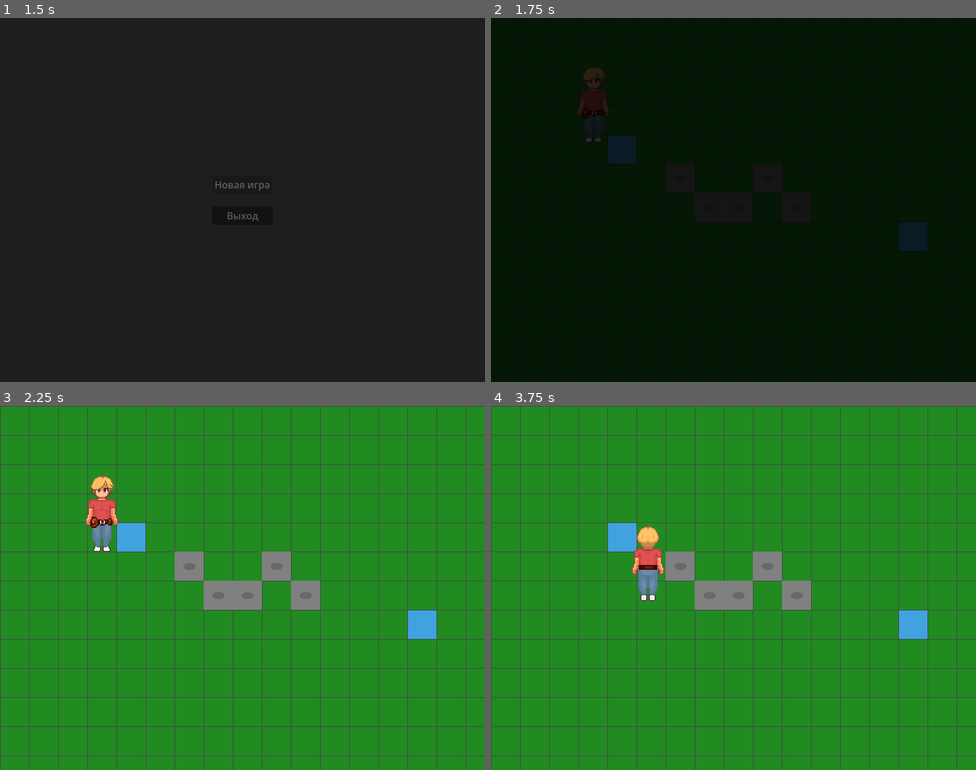
Above: before the commit, frames 1-4 (two rows, left to right).
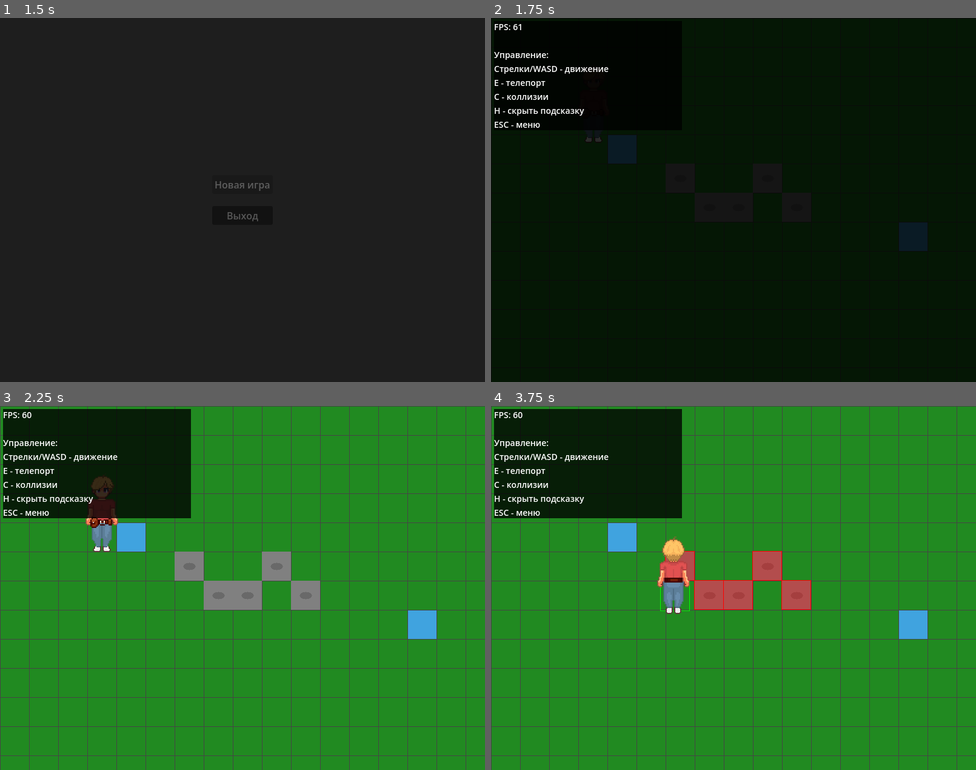
Above: after the commit, the same moments.

Repository: Radiant-Game-Studios/Pelmeny-s-Secret-Godot
Game: Godot game, scene res://scenes/splash_screen.tscn
The game is run twice, just before and just after one commit, with the same random seed, the same clock (stepped at 60 frames per second) and the same inputs. The engine's default icon, where the game draws it, is replaced by a stand-in: a white triangle on a blue panel in a dark square.
Inputs (mouse positions are in pixels of both pictures, inside the frame that each line leads up to):
- Up to frame 1 (1.5 s): tap Enter at 0.5 s; move the mouse to (349, 181) at 0.52 s; hold D (move_right) 0.53-1.25 s; hold C (toggle_collisions, bound only after the commit) 0.53-1.25 s; click (349, 181) at 0.67 s; click "Новая игра" at 1.25 s
- Up to frame 2 (1.75 s): no input
- Up to frame 3 (2.25 s): move the mouse to (145, 606) at 2.02 s; hold S (move_down) from 2.03 s (still down); tap E (interact) at 2.1 s
- Up to frame 4 (3.75 s): tap C (toggle_collisions, bound only after the commit) at 2.3, 3.6 s; move the mouse to (782, 507) at 2.77 s; release S (move_down) at 2.78 s; hold D (move_right) 2.78-3.53 s; hold C (toggle_collisions, bound only after the commit) 2.78-3.53 s; move the mouse to (709, 660) at 3.52 s; hold W (move_up) from 3.53 s (still down); click (709, 660) at 3.67 s

Frame 1 is identical in both runs. In frame 2, 1.1% of the frame differs, in the area x 0-25%, y 1-31%; in frame 3, 12%; in frame 4, 16%, in the area x 0-66%, y 0-58%.

Commit message:
Debug info + collisions info + collisions fix

Diff:
--- a/project.godot
+++ b/project.godot
@@ -57,6 +57,16 @@
 "events": [Object(InputEventKey,"resource_local_to_scene":false,"resource_name":"","device":-1,"window_id":0,"alt_press …(192 unchanged characters)…
 ]
 }
+toggle_debug={
+"deadzone": 0.2,
+"events": [Object(InputEventKey,"resource_local_to_scene":false,"resource_name":"","device":-1,"window_id":0,"alt_pressed":false,"shift_pressed":false,"ctrl_pressed":false,"meta_pressed":false,"pressed":false,"keycode":0,"physical_keycode":72,"key_label":0,"unicode":104,"location":0,"echo":false,"script":null)
+]
+}
+toggle_collisions={
+"deadzone": 0.2,
+"events": [Object(InputEventKey,"resource_local_to_scene":false,"resource_name":"","device":-1,"window_id":0,"alt_pressed":false,"shift_pressed":false,"ctrl_pressed":false,"meta_pressed":false,"pressed":false,"keycode":0,"physical_keycode":67,"key_label":0,"unicode":99,"location":0,"echo":false,"script":null)
+]
+}
 
 [physics]
 
--- a/scenes/game.tscn
+++ b/scenes/game.tscn
@@ -1,6 +1,7 @@
 [gd_scene format=3 uid="uid://cyattxfiy732u"]
 
 [ext_resource type="Script" uid="uid://bihktosmjf8tt" path="res://scripts/game.gd" id="1_uwrxv"]
+[ext_resource type="Script" uid="uid://b8qhmkspqmp3v" path="res://scripts/ui/debug_draw.gd" id="2_yqjtg"]
 
 [node name="Game" type="Node2D" unique_id=6515145]
 script = ExtResource("1_uwrxv")
@@ -15,3 +16,25 @@
 grow_vertical = 2
 mouse_filter = 2
 color = Color(0, 0, 0, 1)
+
+[node name="DebugCanvas" type="CanvasLayer" parent="." unique_id=999342920]
+
+[node name="InfoPanel" type="ColorRect" parent="DebugCanvas" unique_id=1264983063]
+offset_left = 5.0
+offset_top = 5.0
+offset_right = 315.0
+offset_bottom = 185.0
+color = Color(0, 0, 0, 0.78431374)
+
+[node name="InfoLabel" type="Label" parent="DebugCanvas/InfoPanel" unique_id=1178146781]
+layout_mode = 1
+anchors_preset = 15
+anchor_right = 1.0
+anchor_bottom = 1.0
+grow_horizontal = 2
+grow_vertical = 2
+theme_override_colors/font_color = Color(1, 1, 1, 1)
+theme_override_font_sizes/font_size = 14
+
+[node name="DebugDraw" type="Node2D" parent="." unique_id=468509708]
+script = ExtResource("2_yqjtg")
--- a/scenes/player.tscn
+++ b/scenes/player.tscn
@@ -3,13 +3,13 @@
 [ext_resource type="Script" uid="uid://c5fnd3h61s6ew" path="res://scripts/player/player.gd" id="1_g2els"]
 
 [sub_resource type="RectangleShape2D" id="RectangleShape2D_u8vuu"]
-size = Vector2(72, 70)
+size = Vector2(48, 49.5)
 
 [node name="Player" type="CharacterBody2D" unique_id=983994137]
 script = ExtResource("1_g2els")
 
 [node name="CollisionShape2D" type="CollisionShape2D" parent="." unique_id=1537653945]
-position = Vector2(0, 51)
+position = Vector2(-24, 30)
 shape = SubResource("RectangleShape2D_u8vuu")
 
 [node name="Camera2D" type="Camera2D" parent="." unique_id=1242527111]
--- a/scripts/game.gd
+++ b/scripts/game.gd
@@ -5,11 +5,24 @@
 var current_player = null
 var map_container = null
 
+# Новое: переменные отладки
+var show_debug_info: bool = false
+var show_collisions: bool = false
+
 @onready var fade_rect: ColorRect = $CanvasLayer/FadeRect
+@onready var info_panel: ColorRect = $DebugCanvas/InfoPanel
+@onready var info_label: Label = $DebugCanvas/InfoPanel/InfoLabel
+@onready var debug_draw: Node2D = $DebugDraw
+
 
 func _ready():
 	fade_rect.visible = true
 	fade_rect.color = Color.BLACK
+
+	# Новое: начальное состояние отладки
+	info_panel.visible = true
+	debug_draw.show_collisions = false
+	show_debug_info = true
 
 	var map_file = SceneManager.pending_map
 	if map_file == "":
@@ -36,7 +49,7 @@
 
 	map_container = new_map
 	add_child(map_container)
-	move_child(map_container, 0)  # карта позади CanvasLayer
+	move_child(map_container, 0)
 
 	spawn_player(map_container.map_data)
 
@@ -83,6 +96,11 @@
 		cam.position = current_player.position + sprite_size / 2.0 - get_viewport().get_visible_rect().size / 2.0
 		cam.reset_smoothing()
 
+	# Новое: передаём данные коллизий в отладочный узел
+	if debug_draw:
+		debug_draw.collision_rects = collisions
+		debug_draw.tile_size = tsize
+
 	if not current_player.is_connected("teleport_attempted", _on_teleport_attempted):
 		current_player.teleport_attempted.connect(_on_teleport_attempted)
 
@@ -99,6 +117,44 @@
 func _input(event):
 	if event.is_action_pressed("ui_cancel"):
 		open_pause_menu()
+		return
+	# Новое: переключение отладки
+	if event.is_action_pressed("toggle_debug"):
+		show_debug_info = !show_debug_info
+		info_panel.visible = show_debug_info
+	if event.is_action_pressed("toggle_collisions"):
+		show_collisions = !show_collisions
+		debug_draw.show_collisions = show_collisions
+		debug_draw.queue_redraw()
+
+
+func _physics_process(delta):
+	# Новое: обновление текста отладки и хитбокса игрока
+	if show_debug_info:
+		_update_debug_text()
+
+	if show_collisions and current_player:
+		_update_collision_debug()
+
+
+func _update_debug_text():
+	var fps = Engine.get_frames_per_second()
+	var text = "FPS: %d\n\n" % fps
+	text += "Управление:\n"
+	text += "Стрелки/WASD - движение\n"
+	text += "E - телепорт\n"
+	text += "C - коллизии\n"
+	text += "H - скрыть подсказку\n"
+	text += "ESC - меню"
+	info_label.text = text
+
+
+func _update_collision_debug():
+	# Обновляем хитбокс игрока в системе координат карты
+	var shape: RectangleShape2D = current_player.get_node("CollisionShape2D").shape
+	var col_pos = current_player.get_node("CollisionShape2D").position
+	debug_draw.player_hitbox = Rect2(current_player.position + col_pos, shape.size)
+	debug_draw.queue_redraw()
 
 
 func open_pause_menu():
--- /dev/null
+++ b/scripts/ui/debug_draw.gd
@@ -0,0 +1,21 @@
+extends Node2D
+
+var show_collisions: bool = false
+var player_hitbox: Rect2 = Rect2()
+var collision_rects: Array = []   # массив [x, y, w, h] в тайлах
+var tile_size: int = 48
+
+func _draw():
+	if not show_collisions:
+		return
+
+	# Хитбокс персонажа (зелёный контур)
+	if player_hitbox.size != Vector2.ZERO:
+		draw_rect(player_hitbox, Color.GREEN, false, 1.0)
+
+	# Коллизии карты (красные полупрозрачные прямоугольники с контуром)
+	for col in collision_rects:
+		var rect = Rect2(col[0] * tile_size, col[1] * tile_size,
+						col[2] * tile_size, col[3] * tile_size)
+		draw_rect(rect, Color(1, 0, 0, 0.4))    # заливка
+		draw_rect(rect, Color.RED, false, 1.0)  # контур
Not shown, added: scripts/ui/debug_draw.gd.uid
